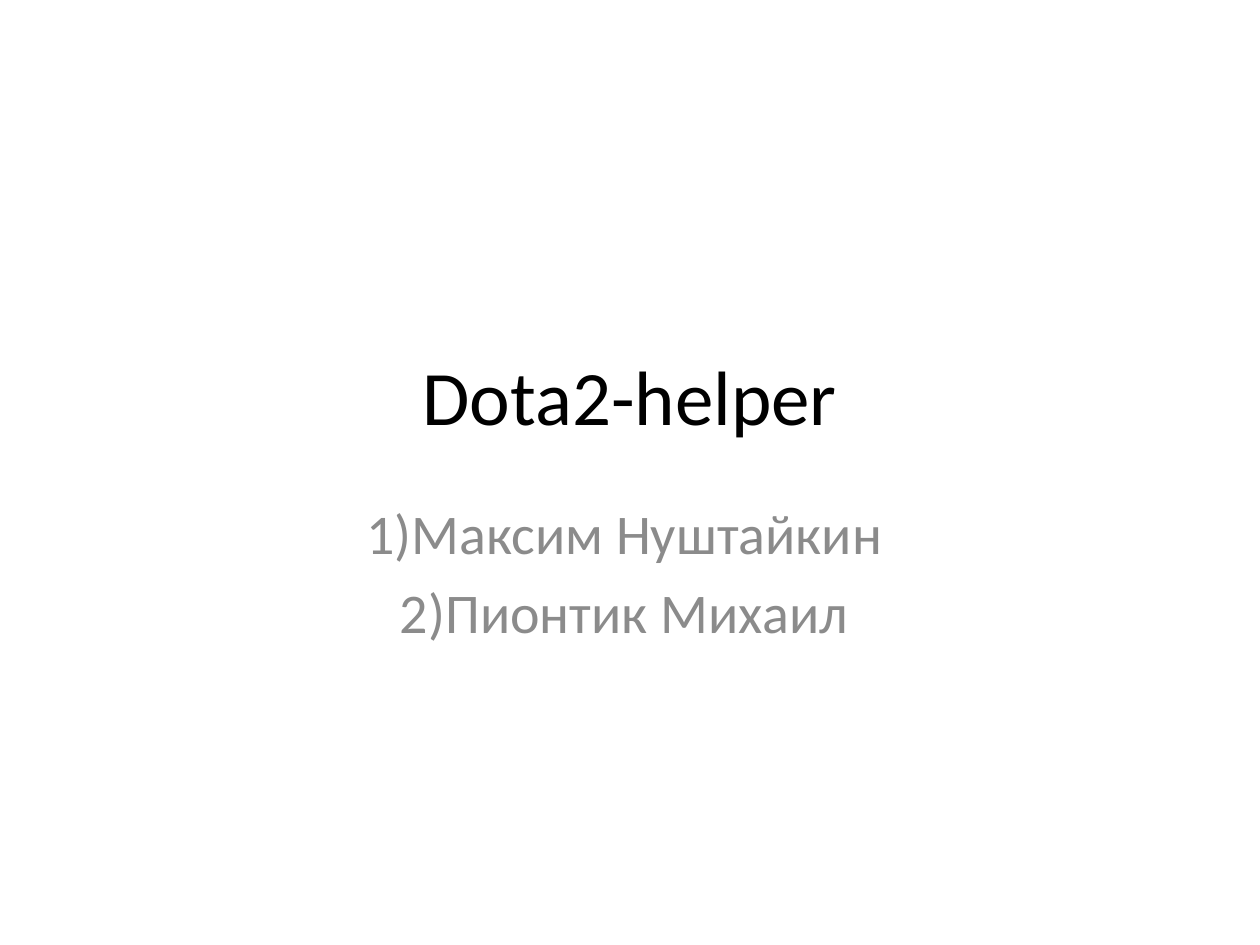
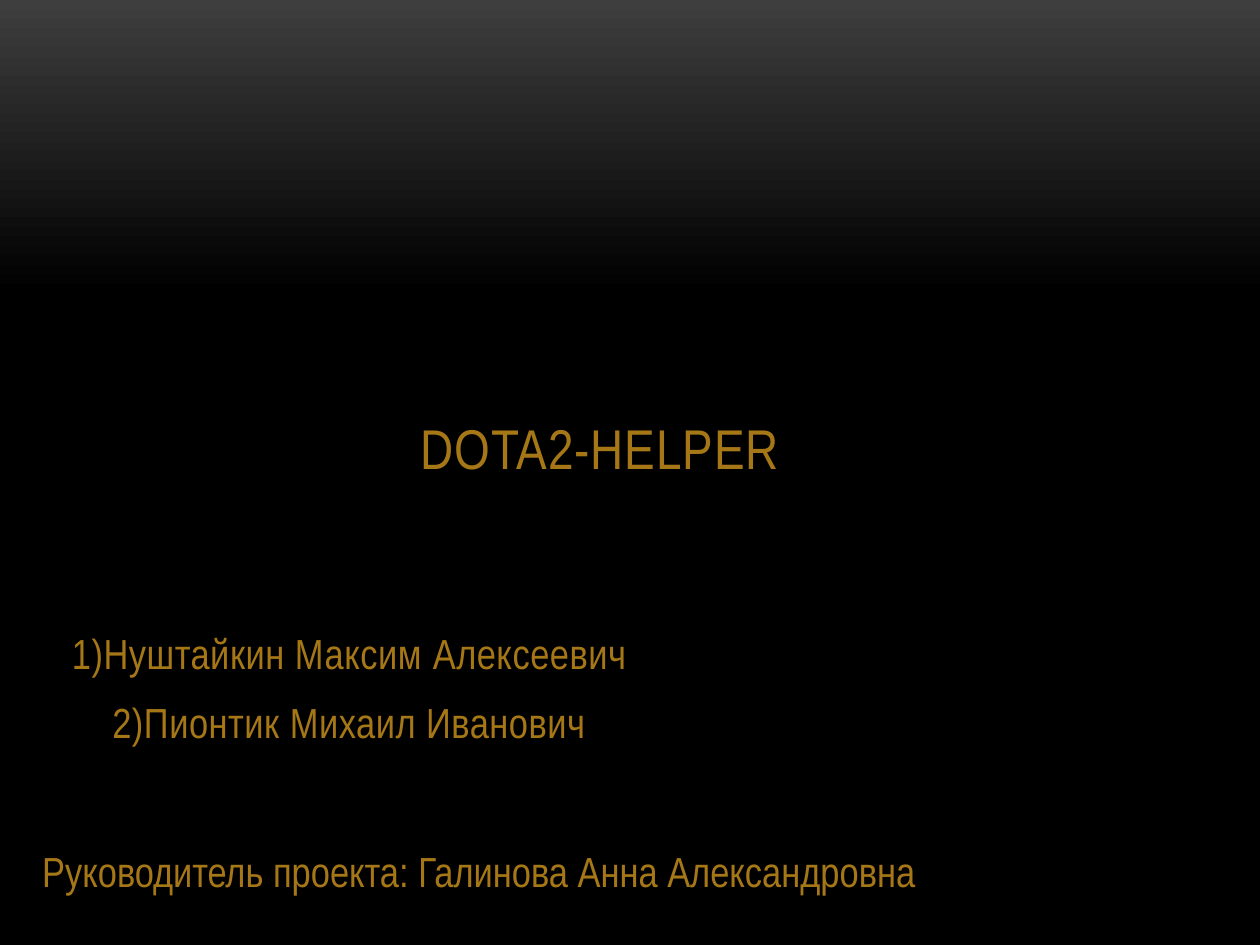
Before and after one commit to megamaxik/Dota-2-helper-bot, a slide deck: slide 1 of DotaHelper.pptx. Drawn at 1260x945 pixels with LibreOffice and Linux fonts; fonts in the diff are those of the drawing; background and template pictures are left out. Boxes give left, top, right and bottom in pixels: in the first picture for what was removed or moved away, otherwise in the second. Text is boxed around its words. In the diff, an @@ line names an element or a change of style, - is before the commit and + after.

```diff
--- a/DotaHelper.pptx
+++ b/DotaHelper.pptx
@@ background #FFFFFF to gradient #3F3F3F to #000000 @@
@@ title "DOTA2-HELPER" at box(420, 430, 778, 470): vertical alignment middle to bottom @@
@@ title at box(420, 430, 778, 470): text changed; size 44 to 32 pt; font Calibri to Arial Narrow; text colour #000000 to #A57617 @@
-Dota2-helper
+DOTA2-HELPER
@@ subtitle at box(72, 638, 626, 747): text changed; size 32 to 24 pt; font Calibri to Arial Narrow; text colour #8C8C8C to #A57617 @@
-1)Максим Нуштайкин
-2)Пионтик Михаил
+1)Нуштайкин Максим Алексеевич
+2)Пионтик Михаил Иванович
@@ text added at box(42, 858, 915, 896), 24 pt, text #A57617 @@
+Руководитель проекта: Галинова Анна Александровна
```
Also in this commit, not shown: 3 other slides changed, 2 slides added, 2 slides removed, 1 other file.
